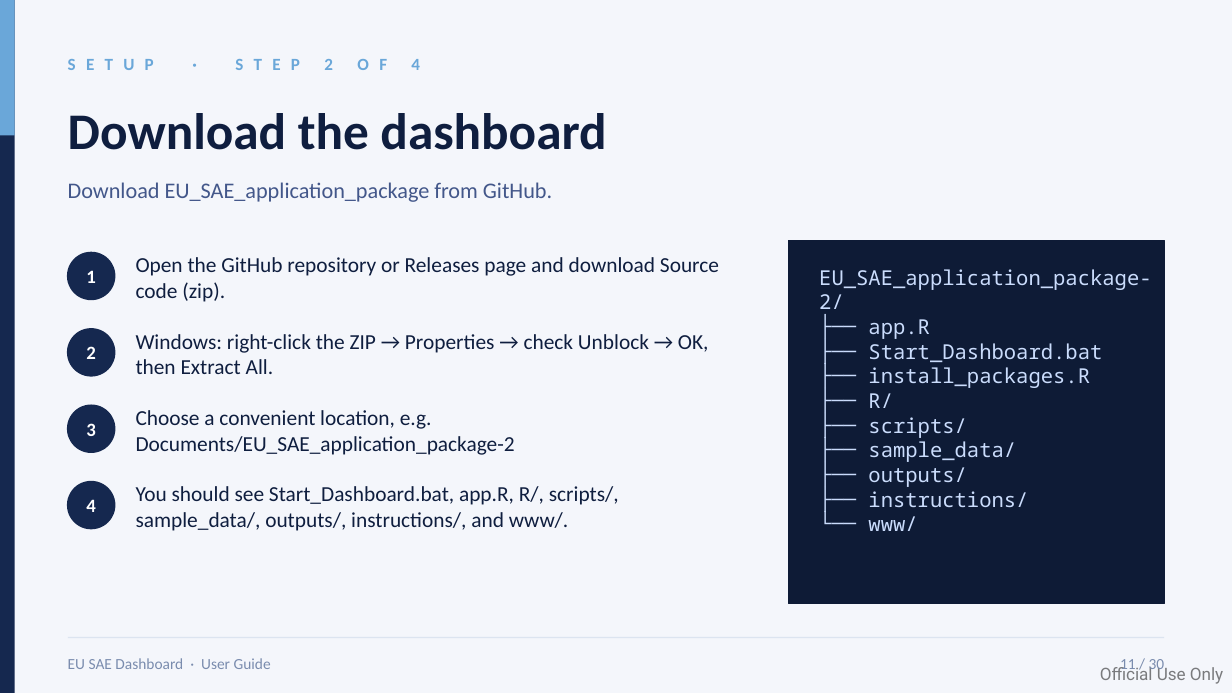
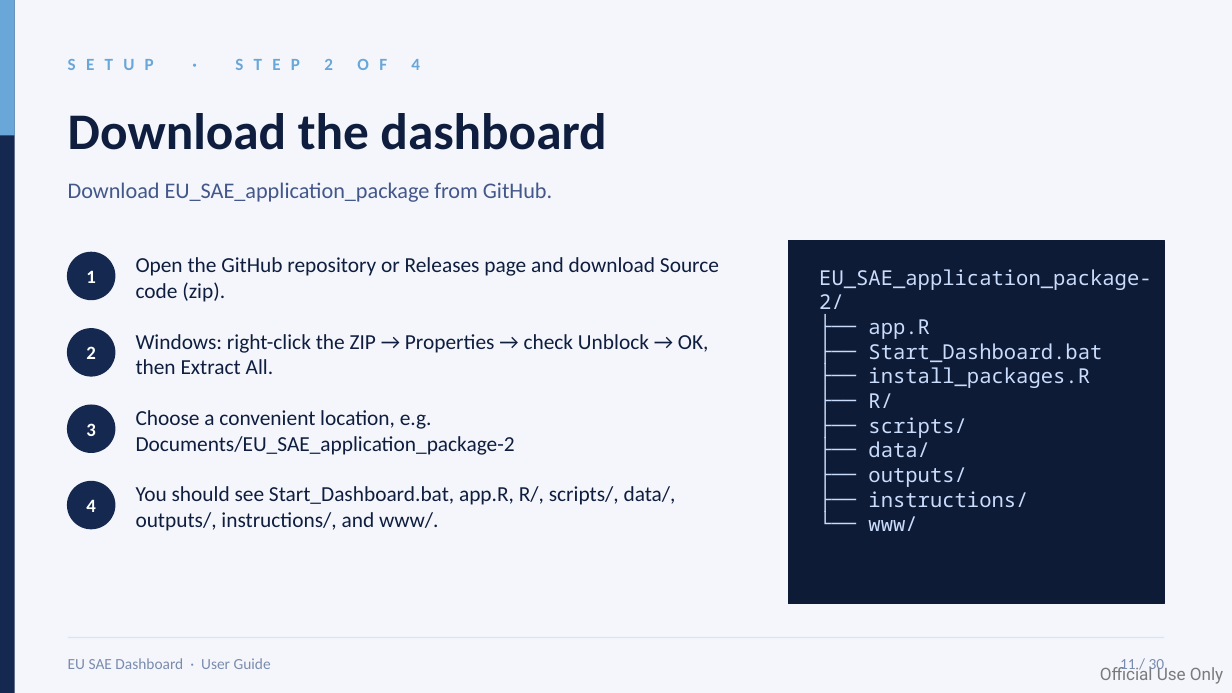
Before and after one commit to Noboyoshida227/EU_SAE_application_package, a slide deck: slide 11 of instructions/EU_SAE_User_Guide_Dashboard_v2.pptx. Drawn at 1232x693 pixels with LibreOffice and Linux fonts; fonts in the diff are those of the drawing. Boxes give left, top, right and bottom in pixels: in the first picture for what was removed or moved away, otherwise in the second. Text is boxed around its words. In the diff, an @@ line names an element or a change of style, - is before the commit and + after.

```diff
--- a/instructions/EU_SAE_User_Guide_Dashboard_v2.pptx
+++ b/instructions/EU_SAE_User_Guide_Dashboard_v2.pptx
@@ text at [868, 441, 930, 457]: text changed @@
-├── sample_data/
+├── data/
@@ text at [136, 486, 676, 531]: text changed @@
-You should see Start_Dashboard.bat, app.R, R/, scripts/, sample_data/, outputs/, instructions/, and www/.
+You should see Start_Dashboard.bat, app.R, R/, scripts/, data/, outputs/, instructions/, and www/.
```
Also in this commit, not shown: 5 other slides changed, 1 other file.
